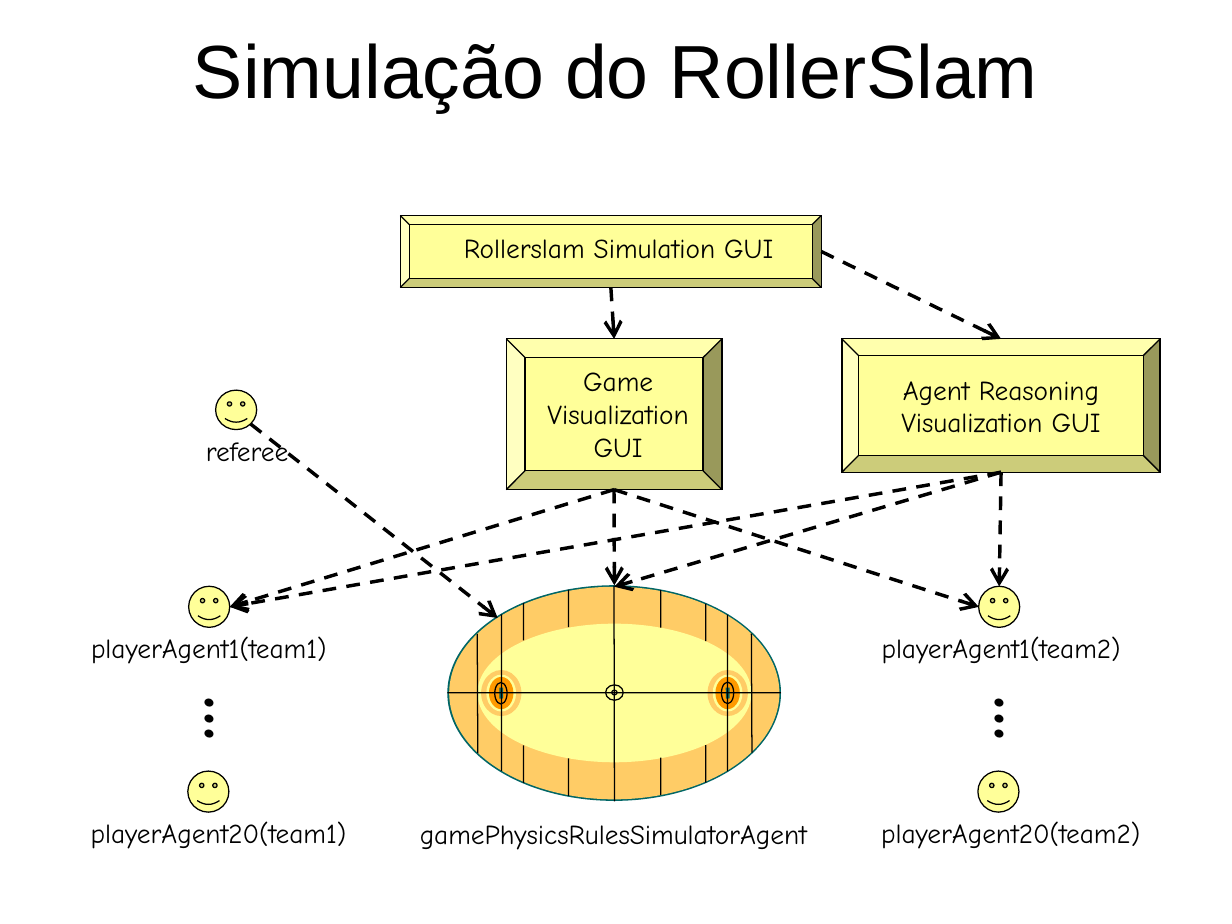
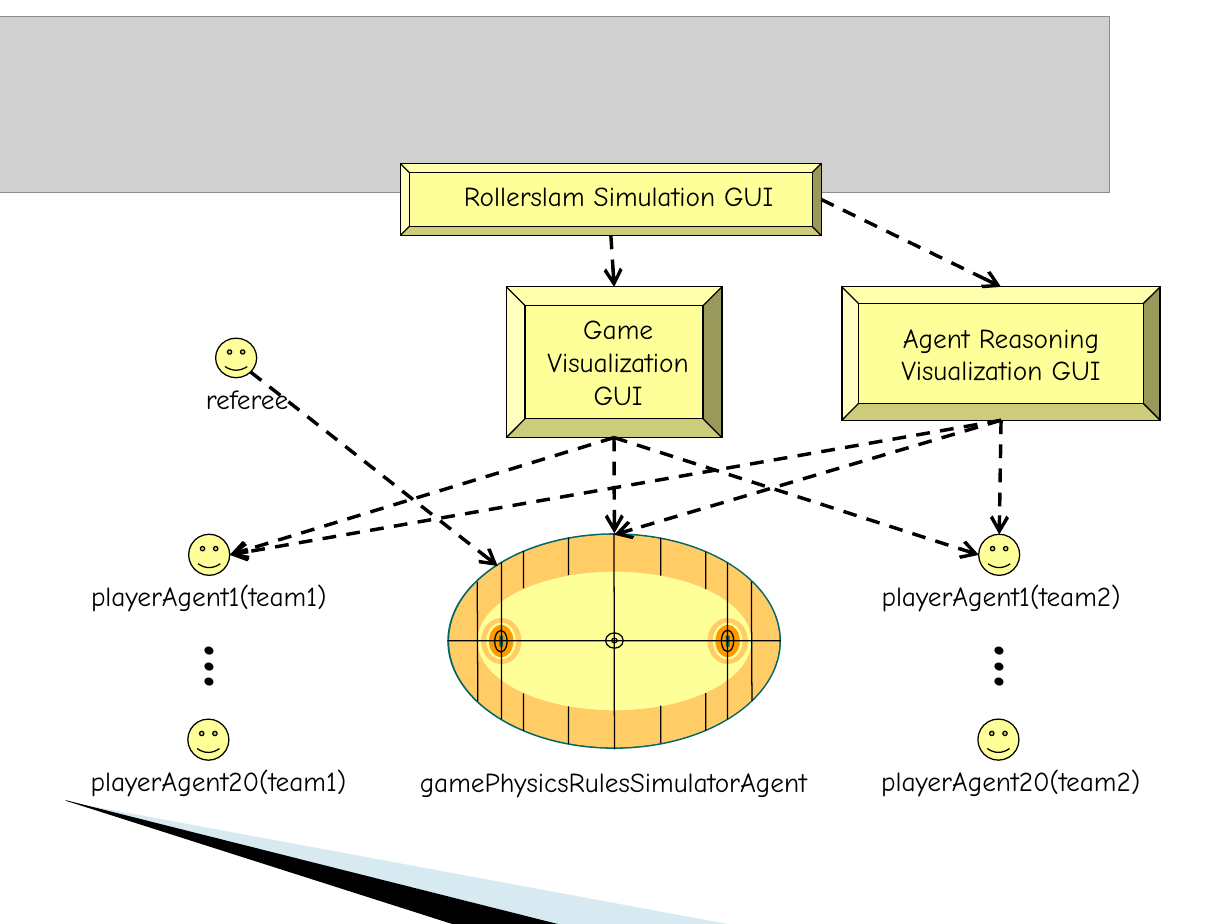
Before and after one commit to krishprince/rollerslam, a slide deck: slide 4 of docs/PresentationSD.ppt. Drawn at 1232x924 pixels with LibreOffice and Linux fonts; fonts in the diff are those of the drawing; grey boxes stand for pictures; background and template pictures are left out. Boxes give left, top, right and bottom in pixels: in the first picture for what was removed or moved away, otherwise in the second. Text is boxed around its words. In the diff, an @@ line names an element or a change of style, - is before the commit and + after.

```diff
--- a/docs/PresentationSD.ppt
+++ b/docs/PresentationSD.ppt
@@ picture added at (0,16,1110,192) @@
@@ title removed at (193,43,1038,113) @@
-Simulação do RollerSlam
@@ freeform shape added at (96,674,609,869), fill #9FCBDC at 40% opacity @@
@@ 13 lines, 10 ellipses, 9 texts, 9 arrows, 4 smiley faces, 3 bevels: place and size @@
-13 lines, 10 ellipses, 9 texts, 9 arrows, 4 smiley faces, 3 bevels at (91,216,1159,850)
+13 lines, 10 ellipses, 9 texts, 9 arrows, 4 smiley faces, 3 bevels at (91,164,1159,798)
@@ 3 ellipses, 3 lines, 2 texts, 1 smiley face: place and size @@
-3 ellipses, 3 lines, 2 texts, 1 smiley face at (179,391,1104,796)
+3 ellipses, 3 lines, 2 texts, 1 smiley face at (179,338,1104,744)
@@ freeform shape added at (0,780,505,893), fill #000000 @@
```
Also in this commit, not shown: 10 other slides changed, 4 slides added, 2 slides removed.
